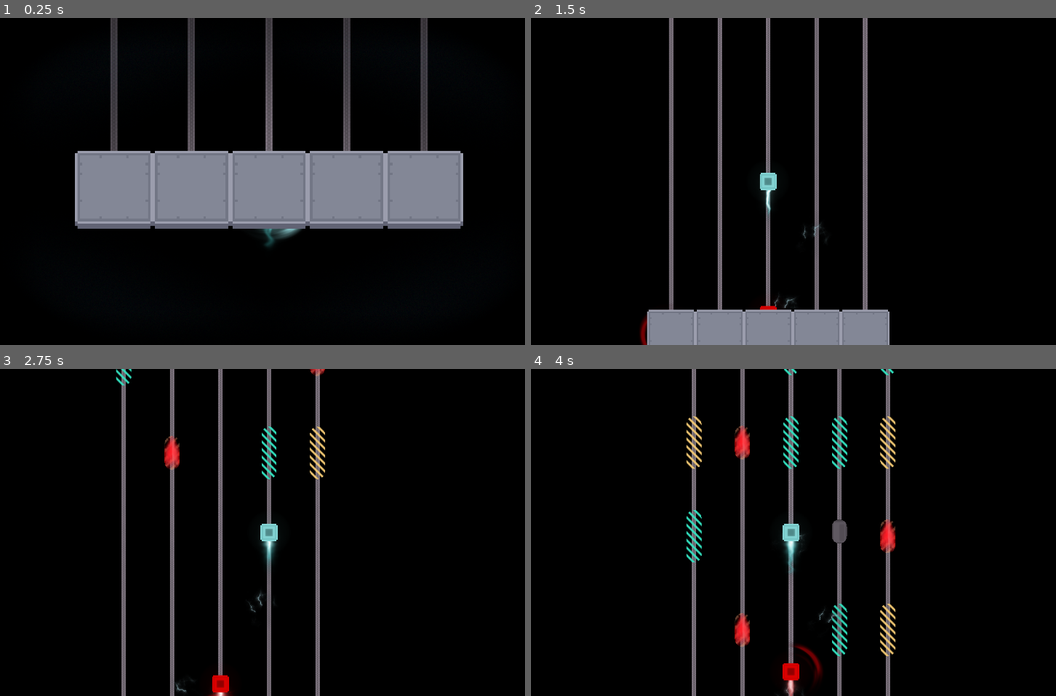
Above: before the commit, frames 1-4 (two rows, left to right).
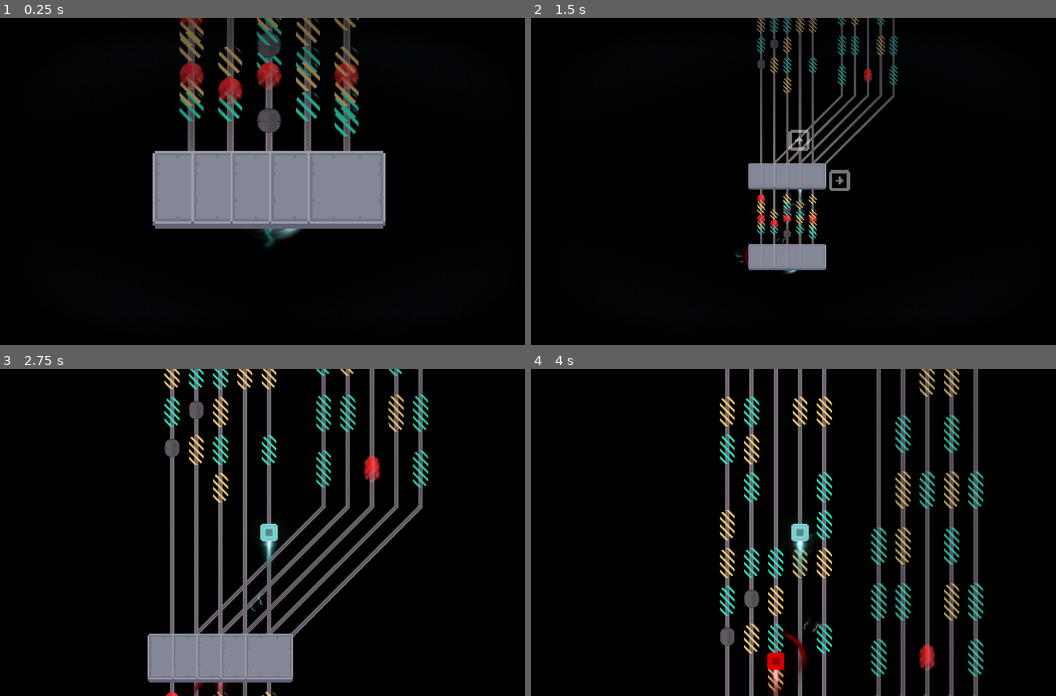
Above: after the commit, the same moments.

Repository: elpozewaunig/LanLinerReconciliation
Game: Godot game, scene res://scenes/main.tscn
Two runs of this game, one before a commit and one after it. Both use one fixed random seed, a clock stepped at 60 frames per second and the inputs below.
Inputs:
- Up to frame 1 (0.25 s): no input
- Up to frame 2 (1.5 s): hold Right (ui_right) 0.53-1.28 s; hold Left (ui_left) from 1.28 s (still down)
- Up to frame 3 (2.75 s): release Left (ui_left) at 2.03 s; hold Right (ui_right) from 2.03 s (still down)
- Up to frame 4 (4 s): release Right (ui_right) at 2.78 s; hold Up (ui_up) 2.78-3.53 s; hold Left (ui_left) from 3.53 s (still down)

The runs differ from the first frame. In frame 1, 13% of the frame differs, in the area x 14-89%, y 0-65%; in frame 2, 15%; in frame 3, 14%; in frame 4, 19%, in the area x 29-87%, y 0-100%.

Commit message:
some pathbuilding tomfoolery

Diff:
--- a/scenes/main.tscn
+++ b/scenes/main.tscn
@@ -1,15 +1,15 @@
 [gd_scene load_steps=4 format=3 uid="uid://x46ieo2mb8a3"]
 
 [ext_resource type="Script" path="res://scripts/GameManager.gd" id="1_3rm6l"]
+[ext_resource type="Script" path="res://scripts/PathBuilderV2.gd" id="2_j6o4c"]
 [ext_resource type="AudioStream" uid="uid://ddg7hgj0pltor" path="res://assets/sounds/blueprint_melody.ogg" id="3_8rj0j"]
-[ext_resource type="Script" path="res://scripts/PathBuilder.gd" id="5_ej3e2"]
 
 [node name="GameManager" type="Node2D"]
 script = ExtResource("1_3rm6l")
 
 [node name="PathBuilder" type="Node2D" parent="."]
-script = ExtResource("5_ej3e2")
+script = ExtResource("2_j6o4c")
 
 [node name="MusicPlayer" type="AudioStreamPlayer" parent="."]
 stream = ExtResource("3_8rj0j")
-volume_db = -5.0
+volume_db = -80.0
--- a/scripts/PathBuilder.gd
+++ b/scripts/PathBuilder.gd
@@ -17,21 +17,6 @@
 
 func createPath():
 
-	var root = Node2D.new()
-	var lane = Node2D.new()
-	var neuepath = rec(ec, Vector2(0,0),"nofade")
-	lane.add_child(neuepath)
-	lane.name = "lane0"
-	root.add_child(lane)
-	for i in dc:
-		var dupli = lane.duplicate()
-		dupli.position = Vector2(dupli.position.x+(gap*(i+1)), dupli.position.y)
-		dupli.name = "lane"+str(i+1)
-		root.add_child(dupli)
-
-	root.name = "root"
-	root.position = Vector2(root.position.x,root.position.y+debugmove)
-	return root
 
 func rec(recursionDepth: int, origin: Vector2, name:String):
 
@@ -86,41 +71,3 @@
 		path.curve.add_point(Vector2(prevlr*pl, (-(pl*lpp)-fadedist)-((i+1)*pl)))
 
 	var newOrigin = Vector2(prevlr*pl, -(pl*lpp)-fadedist-(bsfo*pl)-debuggap)
-
-	if(recursionDepth!=1):
-		var rdmNum = rng.randi_range(1,3)
-		var neuepath
-		if rdmNum<3:
-			#links
-			neuepath = rec(recursionDepth-1,newOrigin, "LChild")
-			path.add_child(neuepath)
-
-			#und rechts
-			if rdmNum==2:
-				neuepath = rec(recursionDepth-1,newOrigin, "RChild")
-				path.add_child(neuepath)
-
-		else:
-			pass
-			# nur rechts
-			neuepath = rec(recursionDepth-1,newOrigin, "RChild")
-			path.add_child(neuepath)
-
-		neuepath = rec(recursionDepth-1,newOrigin, "SChild")
-		path.add_child(neuepath)
-
-	if name=="nofade":
-		name = "SChild"
-	path.name = name
-
-	return path
-
-
-
-
-
-func getInstance() -> Path2D:
-	var scene = preload("res://scenes/visible_path.tscn") #preload geht aber load nit :huh:
-	var path = scene.instantiate()
-	path.curve = Curve2D.new()
-	return path
--- /dev/null
+++ b/scripts/PathBuilderV2.gd
@@ -0,0 +1,191 @@
+extends Node
+
+
+# Called when the node enters the scene tree for the first time.
+func _ready():
+	pass # Replace with function body.
+
+
+# Called every frame. 'delta' is the elapsed time since the previous frame.
+func _process(delta):
+	pass
+
+var rng = RandomNumberGenerator.new()
+
+var recursions = 3
+var extraDuplicates = 4
+var gapBetweenDuplicates = 80
+
+func createPath():
+	var root = Node2D.new()
+	var lane = Node2D.new()
+	var neuepath = genSingleBranch(recursions, Vector2(0,0),"start")
+	lane.add_child(neuepath)
+	lane.name = "lane0"
+	root.add_child(lane)
+	for i in extraDuplicates:
+		var dupli = lane.duplicate()
+		dupli.position = Vector2(dupli.position.x+(gapBetweenDuplicates*(i+1)), dupli.position.y)
+		dupli.name = "lane"+str(i+1)
+		root.add_child(dupli)
+
+	root.name = "root"
+	root.position = Vector2(root.position.x,root.position.y)
+	return root
+
+func genSingleBranch(recursionDepth: int, origin: Vector2, name:String):
+	#Erstelle einen neuen Path
+	var path = getInstance()
+	#Setze seinen Local-Origin zum Ende vom Letzten
+	path.position = Vector2(origin.x,origin.y)
+	#1. Point (0,0)
+	var newOrigin = Vector2(0,0)
+	path.curve.add_point(newOrigin)
+	# Namen geben (falls special wie "start" wird unten überschrieben)
+	path.name = name
+	# Choose aus random depending welche kind (Origin muss auch durchgegeben werden)
+	if(name=="LChild"):
+		newOrigin = chooseRandomC(path.curve, 0,0,-1)
+	elif(name=="RChild"):
+		newOrigin = chooseRandomC(path.curve, 0,0,1)
+	elif(name=="SChild"):
+		newOrigin = chooseRandomS(path.curve,0,0)
+	elif(name=="start"):
+		newOrigin = chooseStart(path.curve,0,0)
+		path.name = "SChild"
+
+	# Rekursion terminieren
+	if(recursionDepth==0):
+		return path
+
+	# (Ende vom Pfad, "Weggabelung" = Children Appenden, Entweder LS, SR oder LSR)
+	var rdmNum = rng.randi_range(1,3)
+	var neuepath
+	if rdmNum<3:
+		#Links
+		neuepath = genSingleBranch(recursionDepth-1,newOrigin, "LChild")
+		path.add_child(neuepath)
+
+		#Links.. und Rechts dazu?
+		if rdmNum==2:
+			neuepath = genSingleBranch(recursionDepth-1,newOrigin, "RChild")
+			path.add_child(neuepath)
+
+	else:
+		pass
+		#Nur Rechts
+		neuepath = genSingleBranch(recursionDepth-1,newOrigin, "RChild")
+		path.add_child(neuepath)
+
+	#Gerade
+	neuepath = genSingleBranch(recursionDepth-1,newOrigin, "SChild")
+	path.add_child(neuepath)
+
+	return path
+
+func chooseRandomS(c, x, y):
+	var rdmNum = rng.randi_range(1,2)
+	if(rdmNum==1):
+		return pSVanilla(c, x, y)
+	if(rdmNum==2):
+		return pSZigZag(c, x, y)
+	if(rdmNum==3): ## todo
+		return pSWavey(c, x, y)
+func chooseRandomC(c, x,y, vorzeichen):
+	var rdmNum = rng.randi_range(1,1)
+	if(rdmNum==1):
+		return pCFork(c, x, y, vorzeichen)
+	elif(rdmNum==2):
+		return pC90Turn(c, x, y, vorzeichen)
+	elif(rdmNum==3):
+		return pCdoubleUTurn(c, x, y, vorzeichen)
+
+func chooseStart(c,x,y):
+	return startPathPatch(c,x,y)
+
+func startPathPatch(c,x,y):
+	var s = Vector2(x,y-500)
+	c.add_point(s)
+	return s
+
+func pSVanilla(c,x,y):
+	var s = Vector2(x,y-2000)
+	c.add_point(s)
+	return s
+
+func pSZigZag(c,x,y):
+	var a = paddingS(c,x,y)
+	x = a.x
+	y = a.y
+	var paddingstraightBefore = 0
+	var paddingStraightAfter = 0
+	var flip = getRandomSign()
+	var l = 2000
+	var w = 120
+	var divisions = 8
+	var dfac = l/divisions
+	c.add_point(Vector2(x,y-paddingstraightBefore))
+	c.add_point(Vector2(x,y-dfac/2-paddingstraightBefore))
+	for i in divisions:
+		c.add_point(Vector2(x+90*flip,y-(dfac*(i+1))-paddingstraightBefore))
+
+		flip*=-1
+	c.add_point(Vector2(x,y-l-(dfac/2)-paddingstraightBefore))
+	c.add_point(Vector2(x,y-l-(dfac/2)-paddingstraightBefore-paddingStraightAfter))
+	y = y-l-paddingstraightBefore-paddingStraightAfter
+	var b = paddingS(c,x,y)
+	x = b.x
+	y = b.y
+	return Vector2(x,y)
+
+func paddingS(c,x,y):
+	return Vector2(x,y-250)
+
+func pSWavey(c,x,y): ##todo
+	return Vector2(x,y-500)
+# random +1 oder -1
+
+
+func pCFork(c, x, y, sign): # y -750
+	x+=500*sign
+	y-=500
+	c.add_point(Vector2(x,y))
+	var a = paddingS(c,x,y)
+	return chooseRandomS(c,a.x,a.y)
+
+func pC90Turn(c,x,y,sign):
+	x+=500*sign
+	y-=500
+	c.add_point(Vector2(x,y))
+	x+=2500*sign
+	c.add_point(Vector2(x,y))
+	x+=500*sign
+	y-=500
+	c.add_point(Vector2(x,y))
+	return Vector2(x,y)
+
+func pCdoubleUTurn(c,x,y,sign):
+	x+=500*sign
+	y-=500
+	c.add_point(Vector2(x,y))
+	x+=1000*sign
+	c.add_point(Vector2(x,y))
+	x+=500*sign
+	y+=500
+	c.add_point(Vector2(x,y))
+	y+=500
+	c.add_point(Vector2(x,y))
+	x+=500*-sign
+	y+=500
+	c.add_point(Vector2(x,y))
+	y+=1500
+	return Vector2(x,y)
+
+func getRandomSign():
+	return rng.randi_range(1,2)*2-3
+
+func getInstance() -> Path2D:
+	var scene = preload("res://scenes/visible_path.tscn") #preload geht aber load nit :huh:
+	var path = scene.instantiate()
+	path.curve = Curve2D.new()
+	return path
